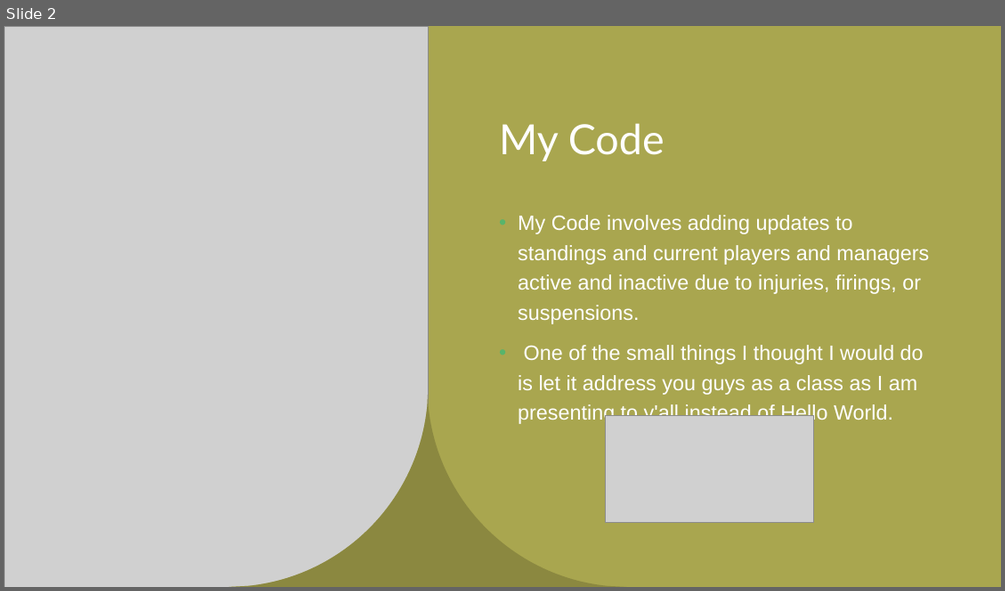
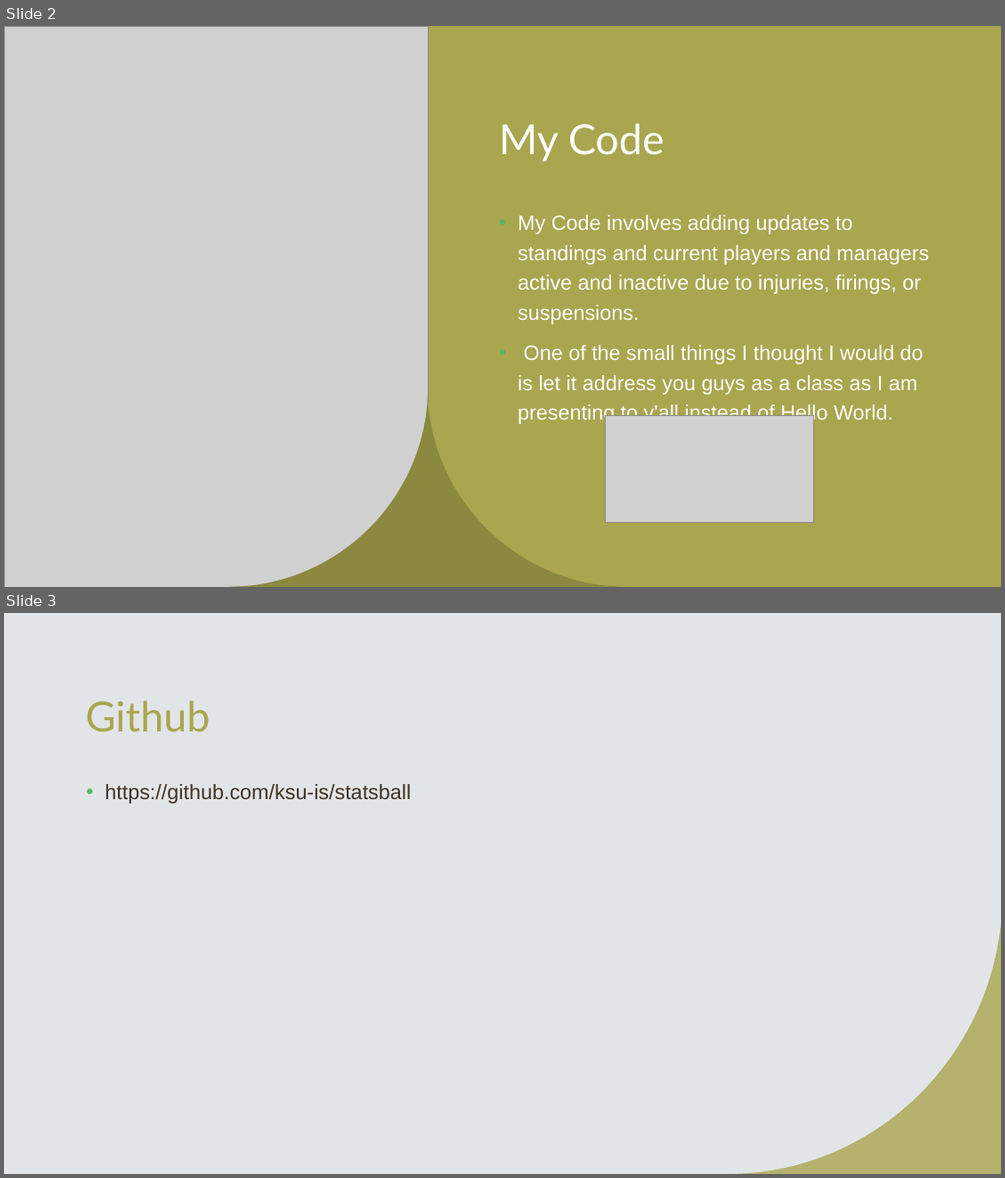
Before and after one commit to ksu-is/statsball, a slide deck: PitchSide.pptx. Shown one above the other, each under a label of ours: slide 2 before the commit, slides 2 and 3 after it. The pictures are 1005x591 and 1005x1178 pixels, drawn with LibreOffice and Linux fonts; fonts in the diff are those of the drawing; grey boxes stand for pictures. Boxes give left, top, right and bottom in pixels: in the first picture for what was removed or moved away, otherwise in the second. Text is boxed around its words. In the diff, an @@ line names an element or a change of style, - is before the commit and + after.

```diff
--- a/PitchSide.pptx
+++ b/PitchSide.pptx
@@ slide 3 added at (x1=4, y1=613, x2=1001, y2=1174), background #E2E5E8; not listed: 1 template element that a slide beside it also shows @@
@@ title added at (x1=86, y1=700, x2=210, y2=732), 40 pt, text #A9A64F @@
+Github
@@ text added at (x1=105, y1=784, x2=411, y2=803), 20 pt, text #413424 @@
+• https://github.com/ksu-is/statsball
```
